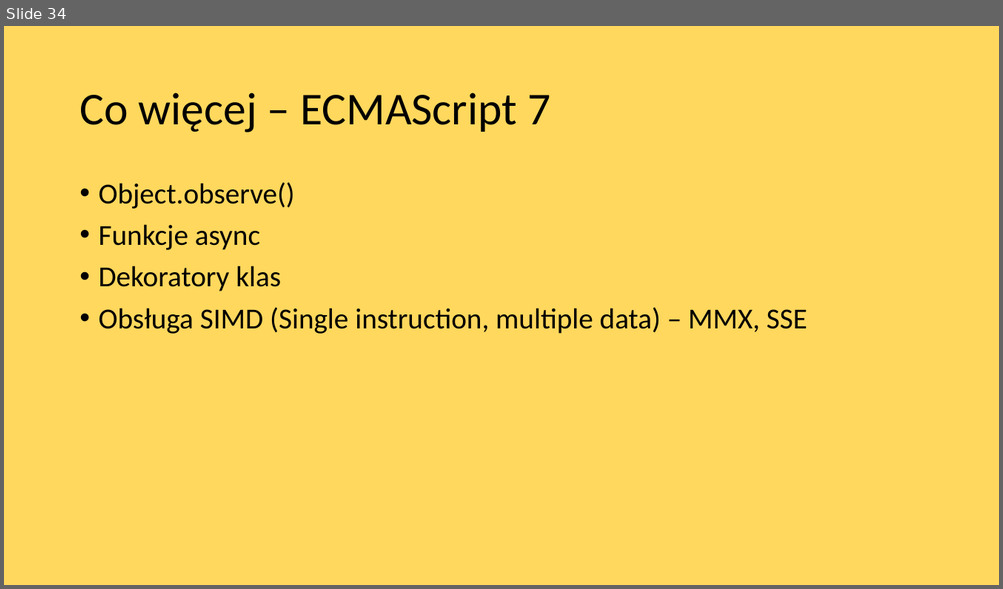
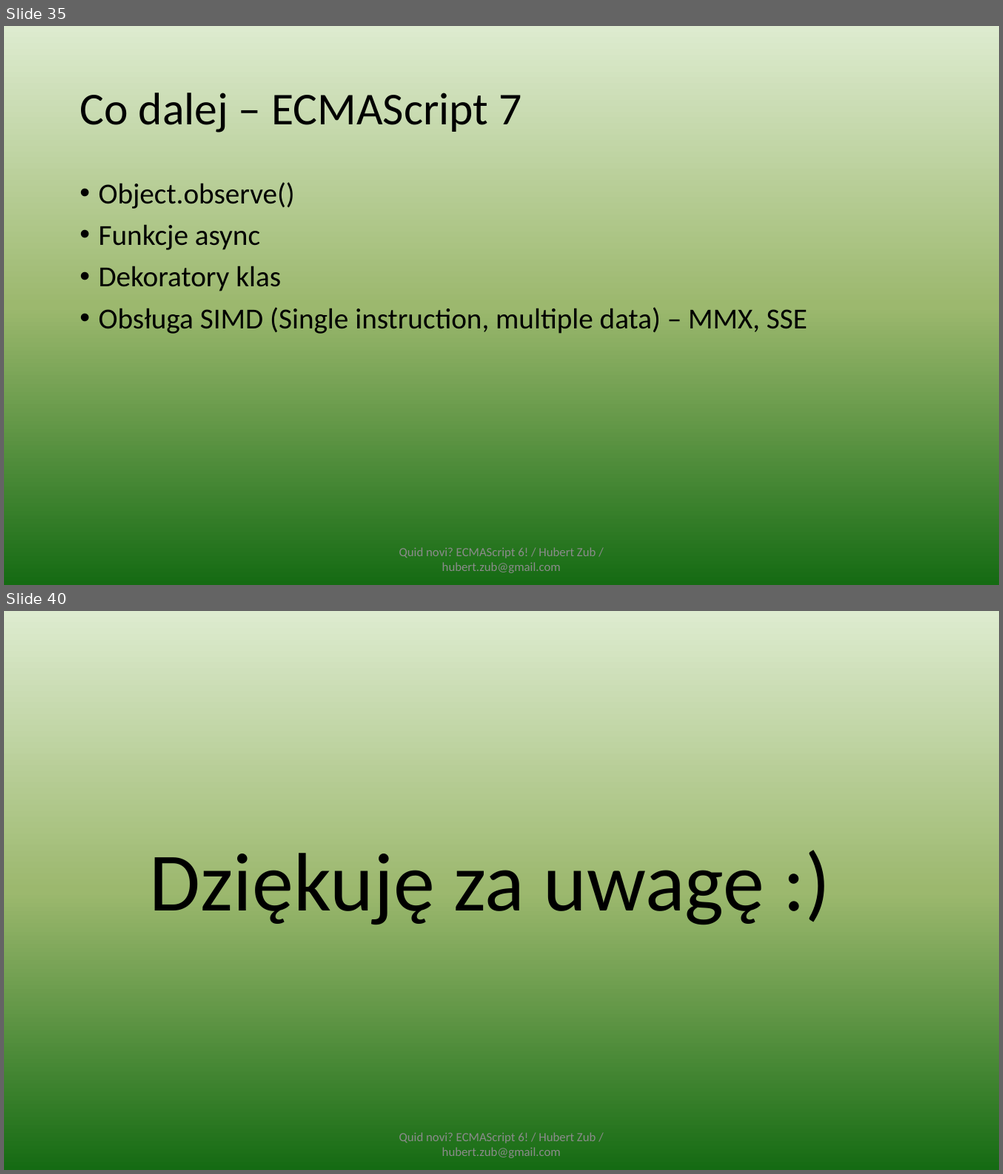
Before and after one commit to hubertzubtt/es6meetjs, a slide deck: prez.pptx. Shown one above the other, each under a label of ours: slide 34 before the commit, slides 35 and 40 after it; the slides between them are not shown. The pictures are 1003x589 and 1003x1174 pixels, drawn with LibreOffice and Linux fonts; fonts in the diff are those of the drawing. Boxes give left, top, right and bottom in pixels: in the first picture for what was removed or moved away, otherwise in the second. Text is boxed around its words. In the diff, an @@ line names an element or a change of style, - is before the commit and + after.

```diff
--- a/prez.pptx
+++ b/prez.pptx
@@ slide 40 added at bbox=[4, 611, 999, 1170], background gradient #DDEBCF to #9CB86E to #156B13 @@
@@ title added at bbox=[150, 853, 764, 925], 80 pt, text #000000 @@
+Dziękuję za uwagę :)
@@ text added at bbox=[399, 1133, 595, 1159], 12 pt, text #8C8C8C @@
+Quid novi? ECMAScript 6! / Hubert Zub / hubert.zub@gmail.com
@@ what was slide 34 is now slide 35 @@
@@ slide 35 changed as well @@
@@ background #FFD85D to gradient #DDEBCF to #9CB86E to #156B13 @@
@@ title at bbox=[79, 93, 521, 133]: text changed @@
-Co więcej – ECMAScript 7
+Co dalej – ECMAScript 7
@@ text added at bbox=[399, 548, 595, 574], 12 pt, text #8C8C8C @@
+Quid novi? ECMAScript 6! / Hubert Zub / hubert.zub@gmail.com
```
Also in this commit, not shown: 30 other slides changed, 8 other slides added, 4 slides removed, 4 other files.
